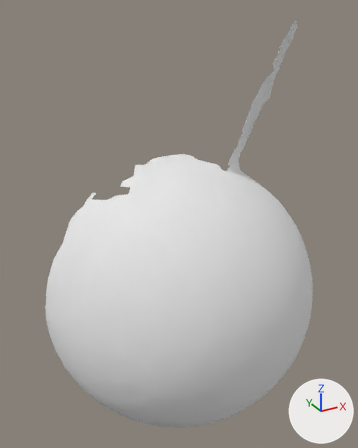
One commit to the OBJ model res/pendulum_horizontal/Pendulum_horizontal.000096.obj: the scene before it, then after it.
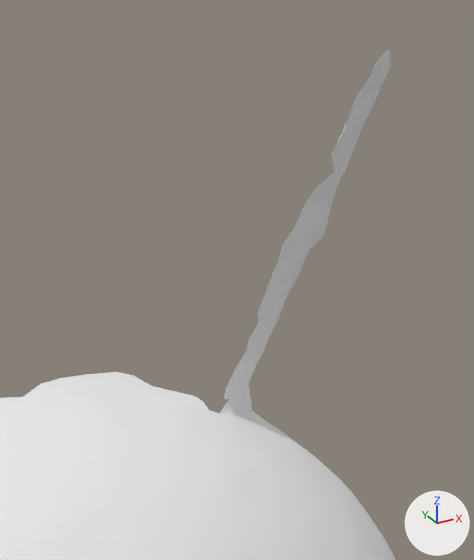
The first picture shows the older version from a 50 mm lens placed at (-371.0, -41.0, 336.0), pointed at (-155.0, 352.0, 140.0). The close-ups show both versions on the part from 38% to 93% of the width and 0% to 52% of the height of that picture. Lighting does not change. The marker at lower right points along +X, +Y and +Z. Where no turn or scale is listed for an object, it has been applied to the vertices.

Names of what the first close-up shows: 'Pendulum_horizontal.000096'.
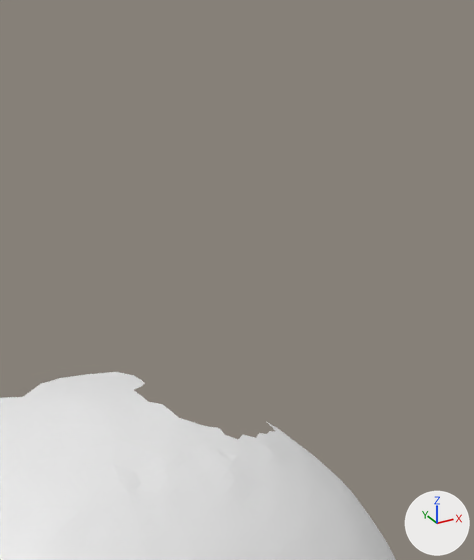
Diff of the bpy script that builds the scene:
```diff
--- a/res/pendulum_horizontal/Pendulum_horizontal.000096.obj.py
+++ b/res/pendulum_horizontal/Pendulum_horizontal.000096.obj.py
@@ me_pendulum_horizontal_000096 @@
 # used by ob_pendulum_horizontal_000096; location = (0.0, 0.0, 0.0)
-me_pendulum_horizontal_000096.from_pydata(...)  # 5138 vertices, 10139 faces; spans x -285.0..5.0, y 242.0..419.0, z -99.0..324.0
-me_pendulum_horizontal_000096.materials.append(mat_pendulum_horizontal_000096)  # white #e7e7e7
+me_pendulum_horizontal_000096.from_pydata(...)  # 4971 vertices, 9832 faces; spans x -285.0..5.0, y 242.0..419.0, z -99.0..192.0
+# me_pendulum_horizontal_000096 part 1
+# 167 vertices are removed from x -120.0..-41.0, y 329.0..387.0, z 175.0..324.0
+# 307 faces are deleted
```

Changed parts and their boxes [x1, y1, x2, y2] in the close-ups (474 x 560 px):
'Pendulum_horizontal.000096', reshaped
    before: [0, 49, 396, 560]
    after: [0, 372, 396, 560]
part 1 of me_pendulum_horizontal_000096, deleted
    before: [134, 49, 390, 439]
